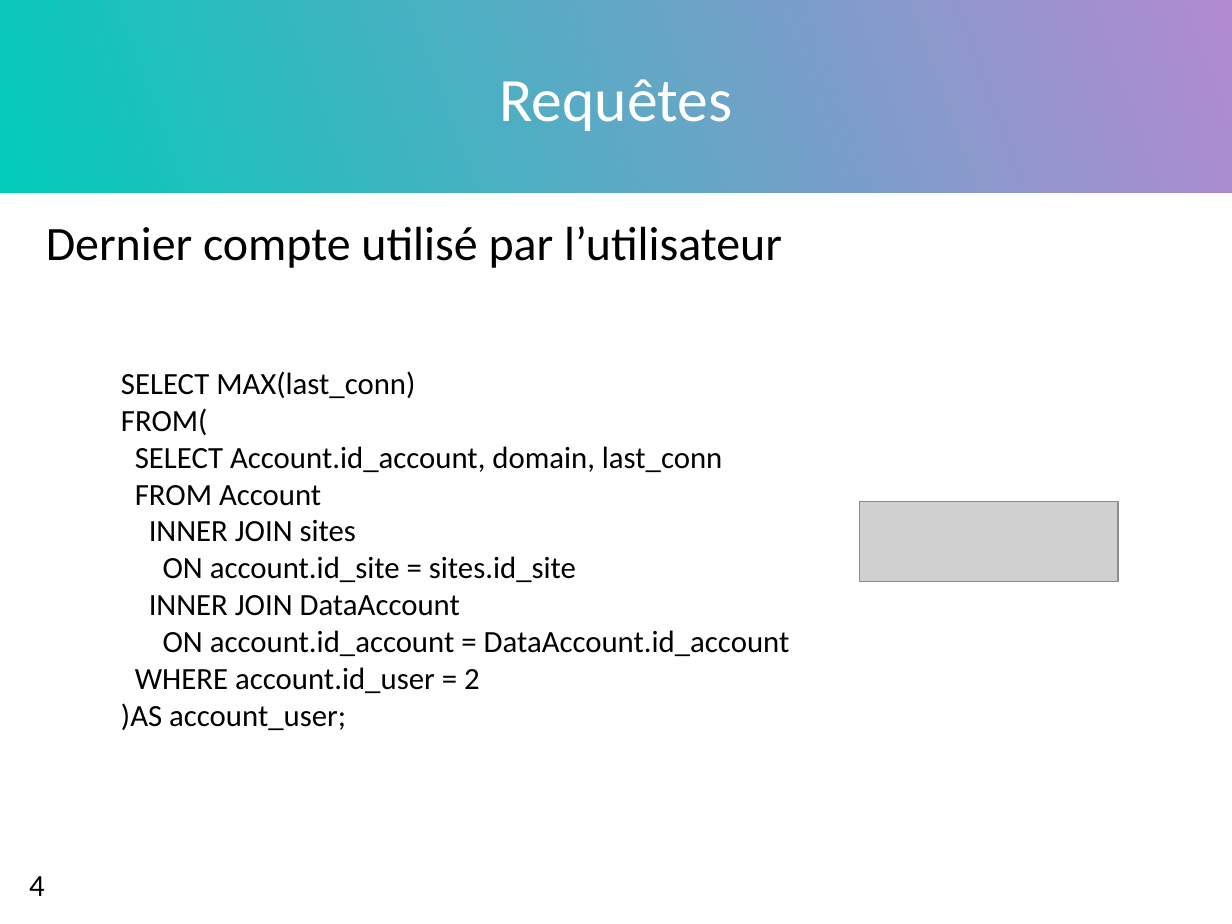
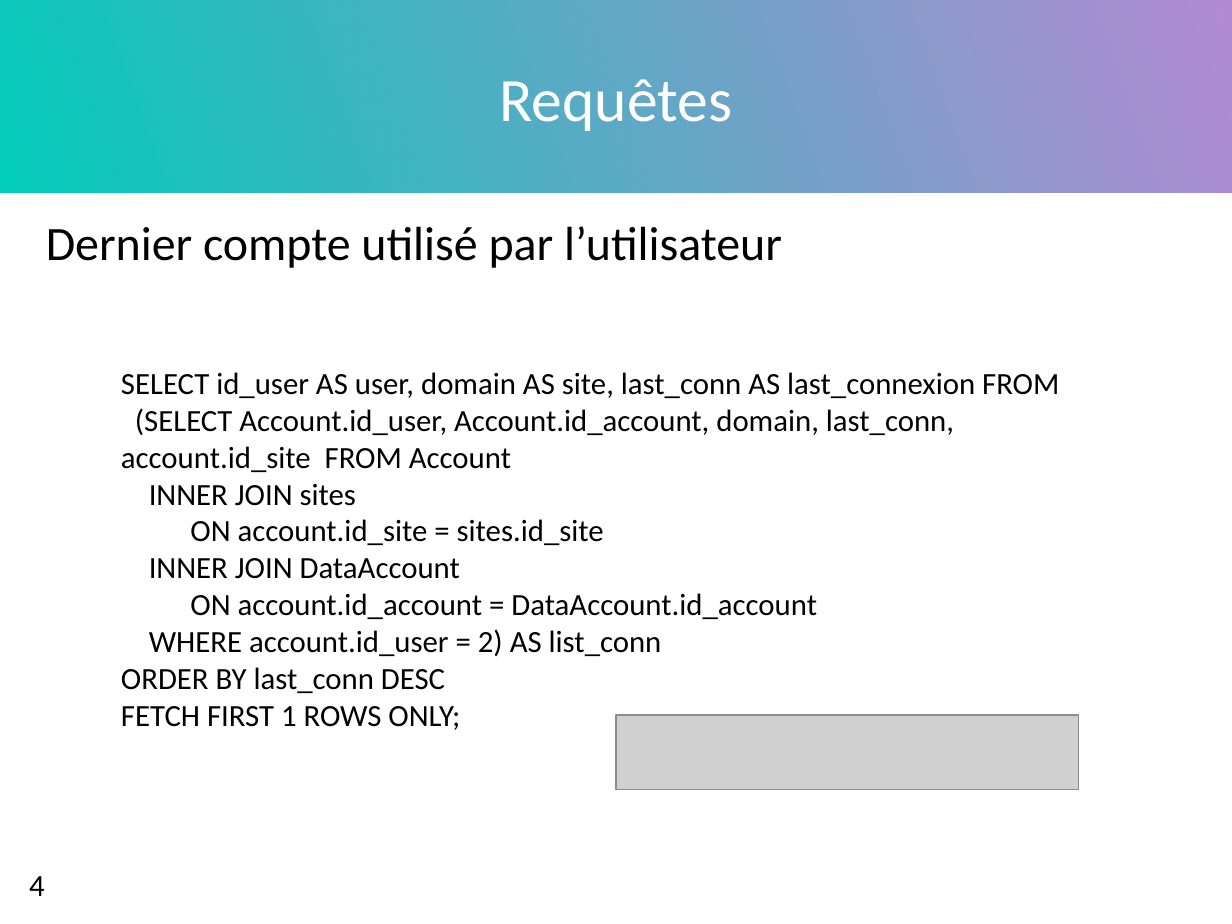
Before and after one commit to MattVil/Face_Key, a slide deck: slide 6 of projet/Projet bdd.pptx. Drawn at 1232x924 pixels with LibreOffice and Linux fonts; fonts in the diff are those of the drawing; grey boxes stand for pictures. Boxes give left, top, right and bottom in pixels: in the first picture for what was removed or moved away, otherwise in the second. Text is boxed around its words. In the diff, an @@ line names an element or a change of style, - is before the commit and + after.

Commit message:
Update powerpoint

```diff
--- a/projet/Projet bdd.pptx
+++ b/projet/Projet bdd.pptx
@@ text at [121, 372, 1059, 472]: text changed @@
-SELECT MAX(last_conn)
-FROM(
-SELECT Account.id_account, domain, last_conn
-FROM Account
+SELECT id_user AS user, domain AS site, last_conn AS last_connexion FROM
+(SELECT Account.id_user, Account.id_account, domain, last_conn, account.id_site FROM Account
@@ picture removed at [860, 501, 1119, 582] @@
@@ text at [121, 629, 662, 730]: text changed @@
-WHERE account.id_user = 2
-)AS account_user;
+WHERE account.id_user = 2) AS list_conn
+ORDER BY last_conn DESC
+FETCH FIRST 1 ROWS ONLY;
@@ picture added at [616, 715, 1079, 790] @@
```
